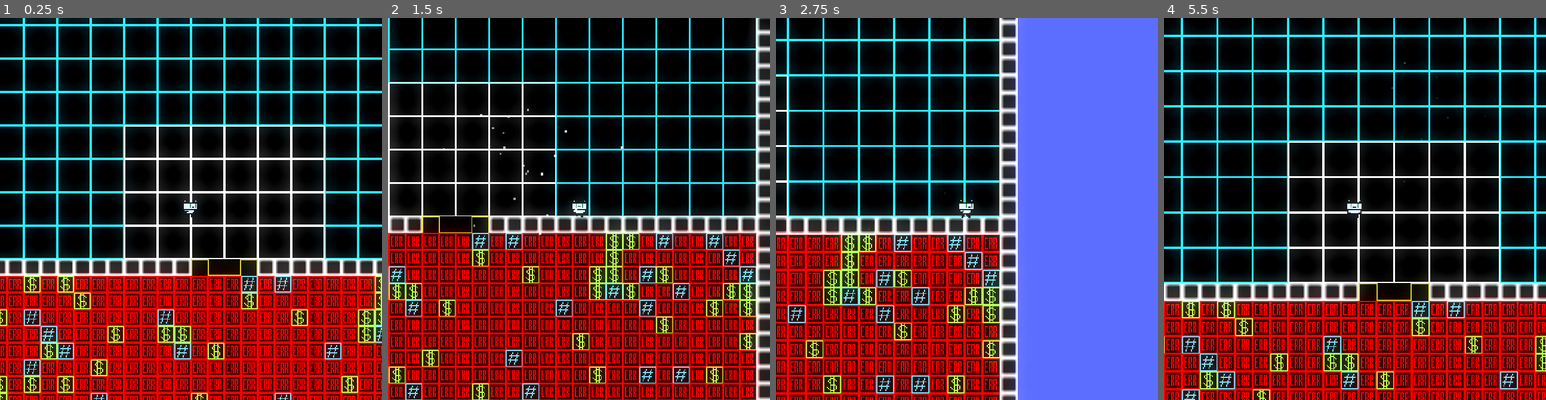
Above: before the commit, frames 1-4 (left to right).
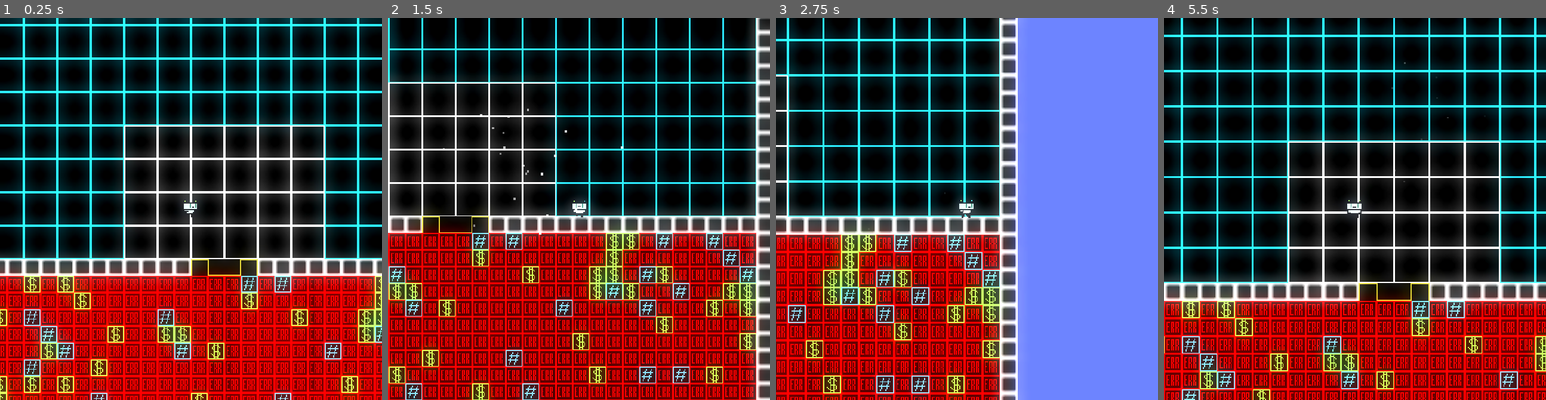
Above: after the commit, the same moments.

Repository: LexMalch/debuger
Game: Godot game, scene res://scene/main/main.tscn
Two runs of this game, one before a commit and one after it. Both use one fixed random seed, a clock stepped at 60 frames per second and the inputs below.
Inputs (mouse positions are in pixels of both pictures, inside the frame that each line leads up to):
- Up to frame 1 (0.25 s): no input
- Up to frame 2 (1.5 s): tap Enter at 0.5 s; move the mouse to (663, 189) at 0.52 s; hold D (right) 0.53-1.28 s; hold Right mouse button (rmb) 0.53-1.28 s; move the mouse to (502, 228) at 1.27 s; hold S (down) from 1.28 s (still down); click (502, 228) at 1.35 s
- Up to frame 3 (2.75 s): move the mouse to (1005, 124) at 2.02 s; release S (down) at 2.03 s; hold D (right) from 2.03 s (still down); tap Mouse wheel up (zoom_in) at 2.1 s
- Up to frame 4 (5.5 s): move the mouse to (1335, 285) at 2.77 s; release D (right) at 2.78 s; hold W (up) 2.78-3.53 s; tap Mouse wheel down (zoom_out) at 2.85 s; move the mouse to (1469, 266) at 3.52 s; hold Right mouse button (rmb) 3.53-4.28 s; hold A (left) 3.53-5.03 s; move the mouse to (1240, 151) at 4.27 s; click (1240, 151) at 4.35 s; move the mouse to (1374, 209) at 5.02 s; hold S (down) from 5.03 s (still down); tap Mouse wheel up (zoom_in) at 5.1 s

The runs differ from the first frame. In frame 1, 20% of the frame differs, in the area x 0-100%, y 0-100%; in frame 2, 27%, in the area x 0-100%, y 6-100%; in frame 3, 20%; in frame 4, 16%.

Commit message:
Update main.tscn

Diff:
--- a/scene/main/main.tscn
+++ b/scene/main/main.tscn
@@ -9,7 +9,7 @@
 background_mode = 3
 glow_enabled = true
 glow_intensity = 1.81
-glow_bloom = 0.35
+glow_bloom = 0.53
 
 [sub_resource type="TileSetAtlasSource" id="TileSetAtlasSource_1bvp3"]
 texture = ExtResource("1_a0c6e")
